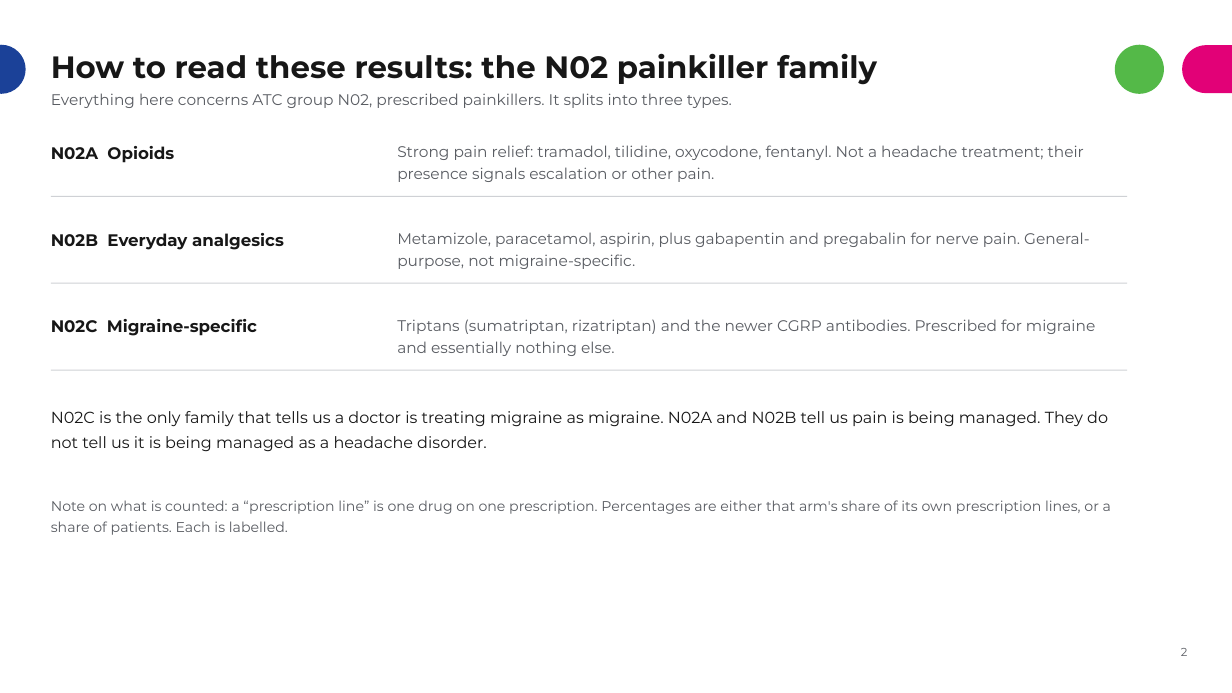
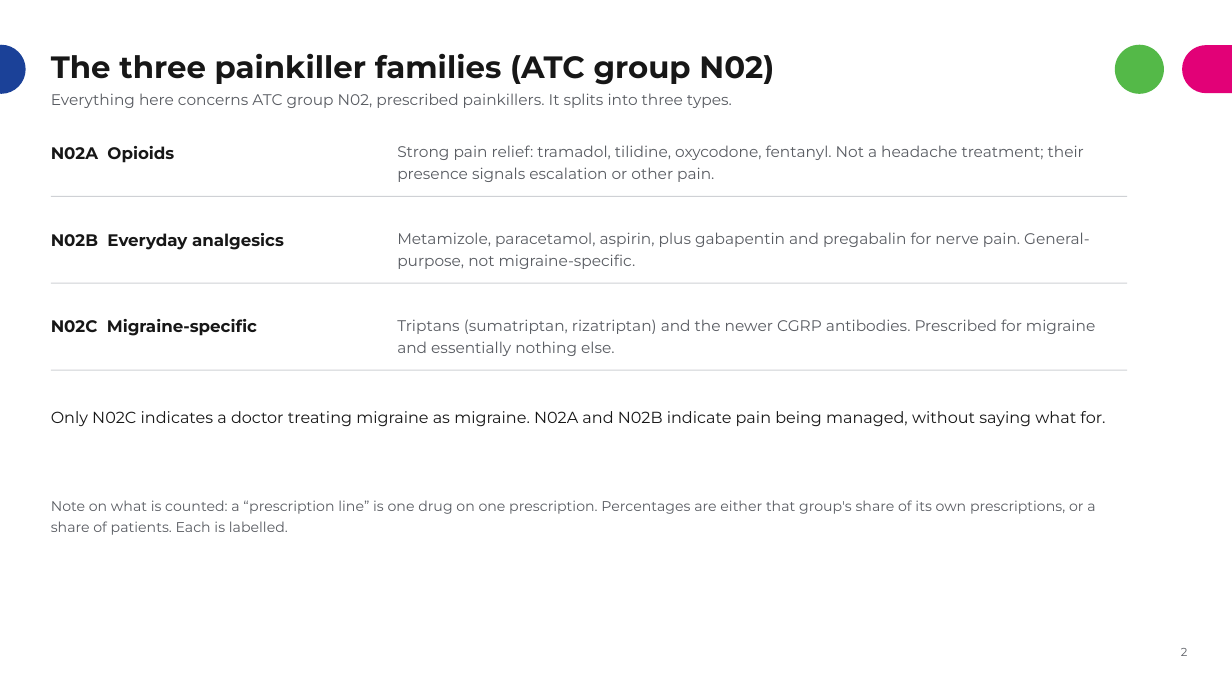
Before and after one commit to rj-irvine/de-migraine, a slide deck: slide 2 of documents/DE_Migraine_Treatment_Patterns_Summary.pptx (slide 3 before the commit). Drawn at 1232x693 pixels with LibreOffice and Linux fonts; fonts in the diff are those of the drawing. Boxes give left, top, right and bottom in pixels: in the first picture for what was removed or moved away, otherwise in the second. Text is boxed around its words. In the diff, an @@ line names an element or a change of style, - is before the commit and + after.

```diff
--- a/documents/DE_Migraine_Treatment_Patterns_Summary.pptx
+++ b/documents/DE_Migraine_Treatment_Patterns_Summary.pptx
@@ title at box(51, 53, 774, 85): text changed @@
-How to read these results: the N02 painkiller family
+The three painkiller families (ATC group N02)
@@ text at box(51, 411, 1105, 427): text changed @@
-N02C is the only family that tells us a doctor is treating migraine as migraine. N02A and N02B tell us pain is being managed. They do not tell us it is being managed as a headache disorder.
+Only N02C indicates a doctor treating migraine as migraine. N02A and N02B indicate pain being managed, without saying what for.
@@ text at box(51, 500, 1095, 535): text changed @@
-Note on what is counted: a “prescription line” is one drug on one prescription. Percentages are either that arm's share of its own prescription lines, or a share of patients. Each is labelled.
+Note on what is counted: a “prescription line” is one drug on one prescription. Percentages are either that group's share of its own prescriptions, or a share of patients. Each is labelled.
```
Also in this commit, not shown: 6 other slides changed, 4 slides removed.
